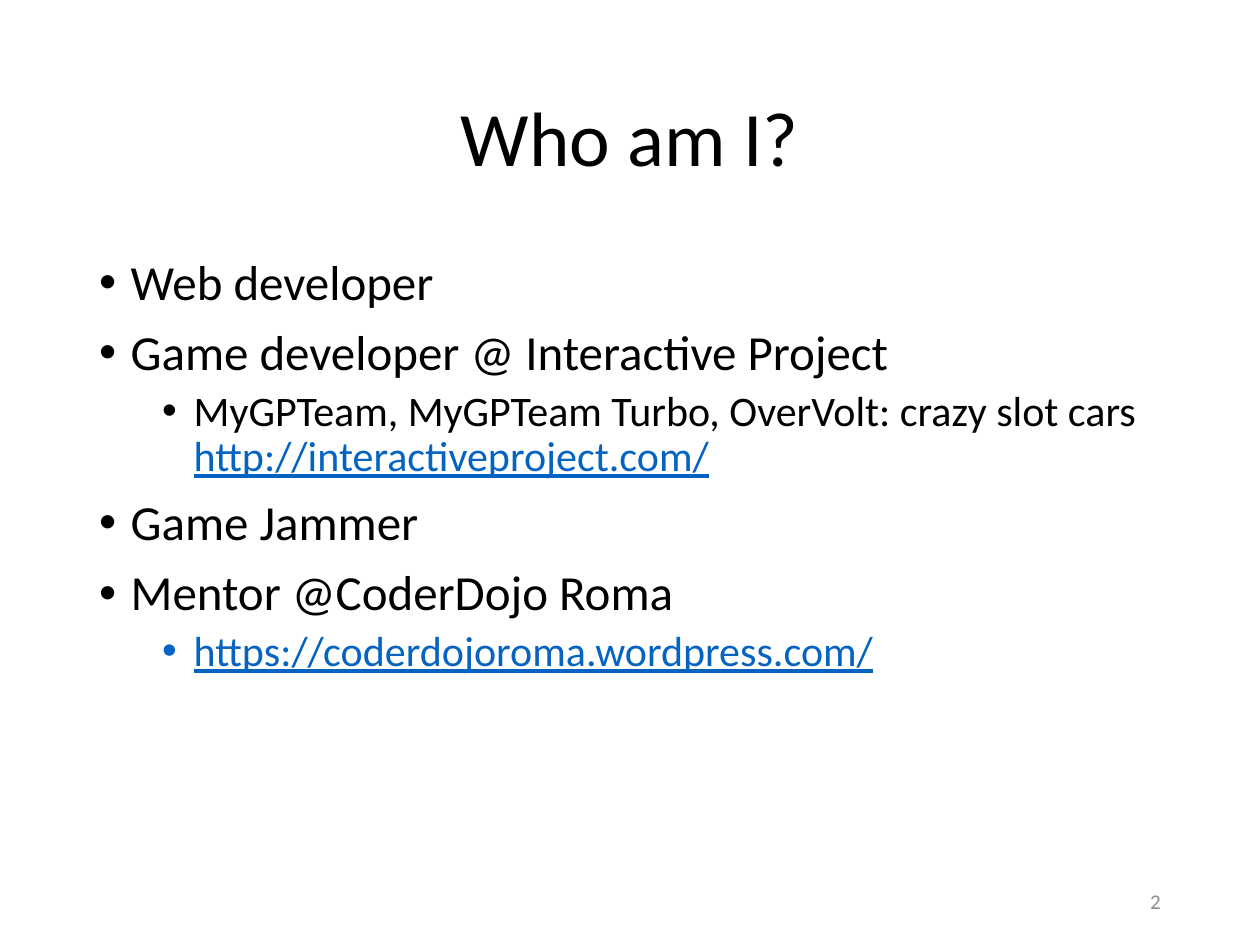
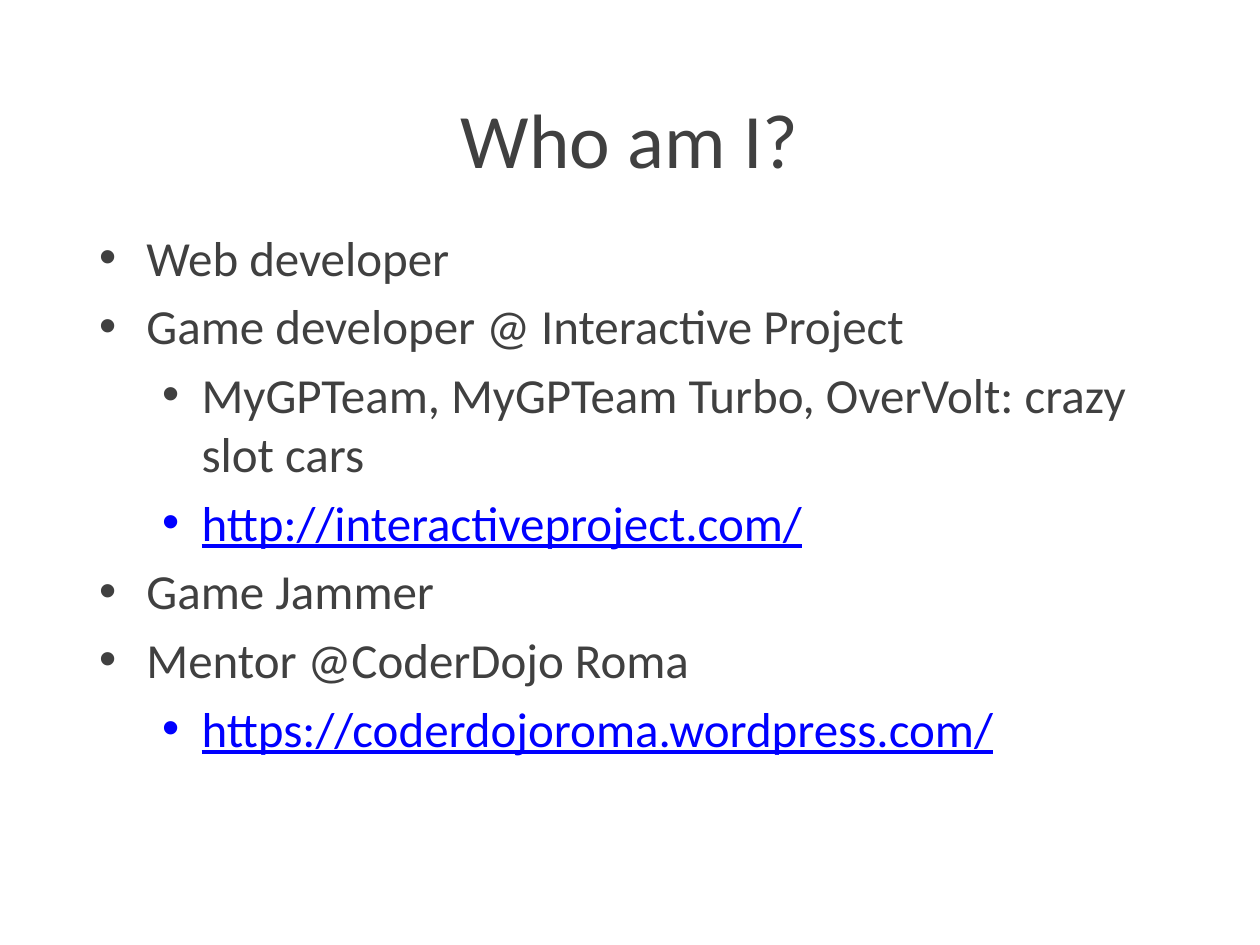
Before and after one commit to Lotti/codemotion2015, a slide deck: slide 2 of slides/slides.pptx. Drawn at 1260x945 pixels with LibreOffice and Linux fonts; fonts in the diff are those of the drawing; background and template pictures are left out. Boxes give left, top, right and bottom in pixels: in the first picture for what was removed or moved away, otherwise in the second. Text is boxed around its words. In the diff, an @@ line names an element or a change of style, - is before the commit and + after.

```diff
--- a/slides/slides.pptx
+++ b/slides/slides.pptx
@@ title "Who am I?" at [461, 114, 798, 169]: text colour #000000 to #404040; line spacing 0.9 to 1; vertical alignment middle to top @@
@@ text "Web developer": place and size @@
-text "Web developer" at [131, 266, 1136, 674]
+text "Web developer" at [146, 242, 1126, 756]
@@ text at [146, 242, 993, 756]: text colour #000000 to #404040 in "Web developer", "Game developer @ Interactive Project", "Game Jammer", "Mentor @CoderDojo Roma"; size 24 to 28 pt, text colour #0563C1 to #0000FF in "https://coderdojoroma.wordpress.com/"; indent changed; line spacing 0.9 to 1; less space between paragraphs @@
@@ text at [202, 379, 1126, 550]: text changed; size 24 to 28 pt; text colour #000000 to #404040 @@
-  • MyGPTeam, MyGPTeam Turbo, OverVolt: crazy slot cars
-    http://interactiveproject.com/
+  • MyGPTeam, MyGPTeam Turbo, OverVolt: crazy slot cars
+  • http://interactiveproject.com/
@@ page number removed at [1150, 895, 1161, 909] @@
-2
```
Also in this commit, not shown: 12 other slides changed, 1 slide added, 19 slides removed, 11 other files.
